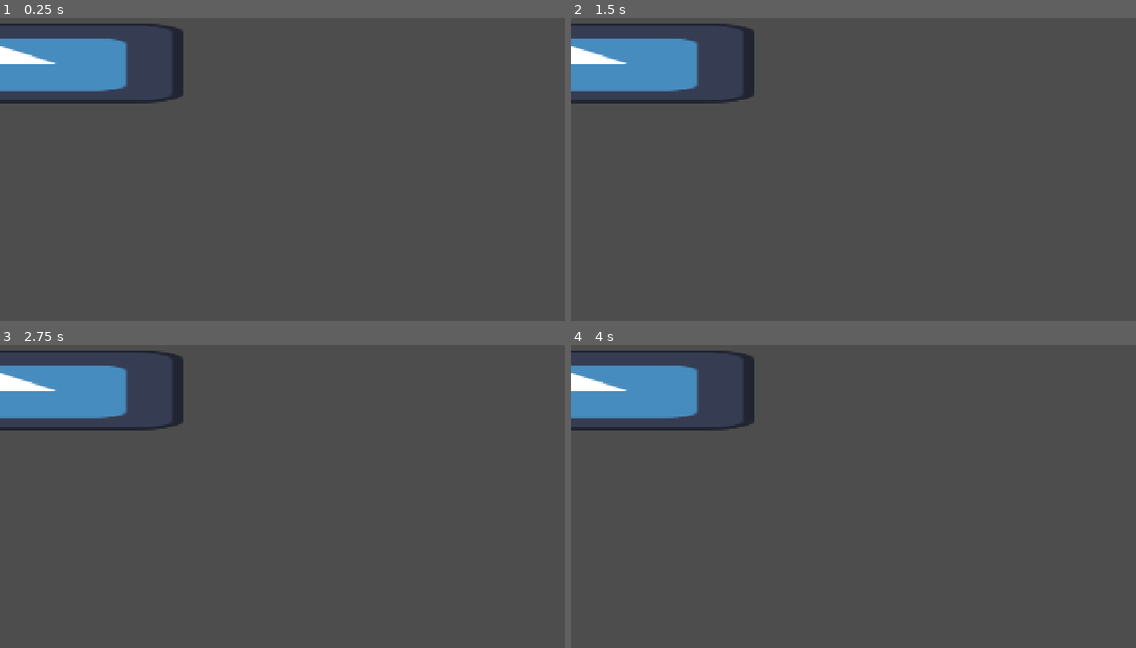
Above: before the commit, frames 1-4 (two rows, left to right).
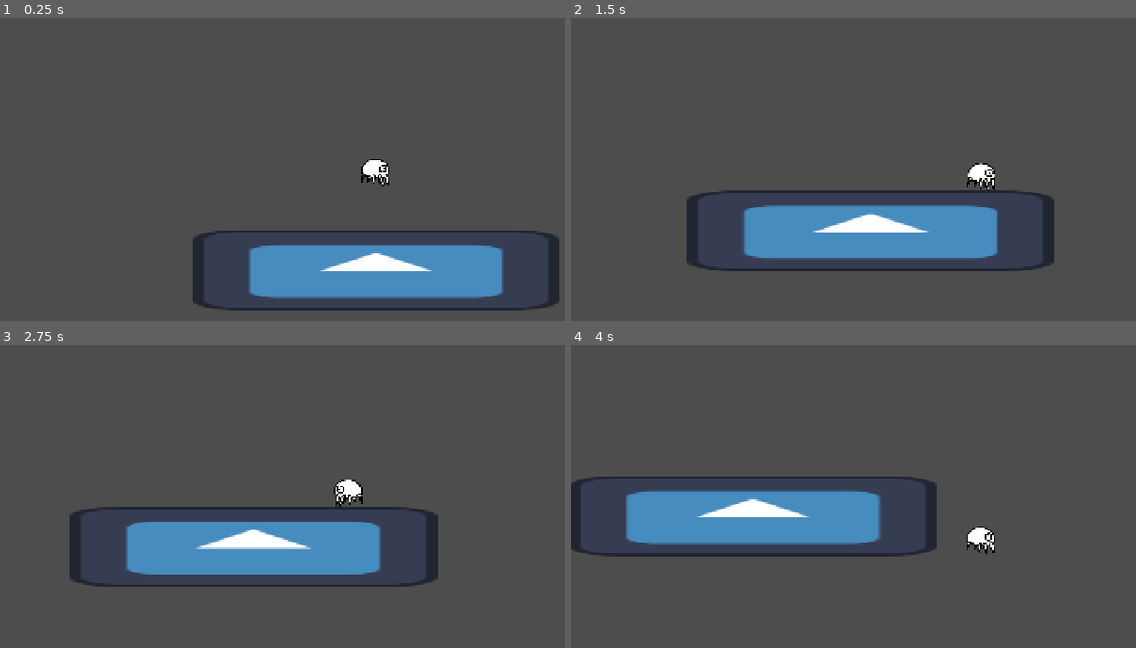
Above: after the commit, the same moments.

Repository: Dead-Vortex/stem-scuba-diving
Game: Godot game, scene res://scenes/main.tscn
Same seed, same stepped clock (60 frames per second), same inputs: the game is played once before the commit and once after it. The engine's default icon, where the game draws it, is replaced by a stand-in: a white triangle on a blue panel in a dark square.
Inputs:
- Up to frame 1 (0.25 s): no input
- Up to frame 2 (1.5 s): hold W (up) 0.53-1.28 s; hold D (right) from 0.53 s (still down); tap W (up) at 1.35 s
- Up to frame 3 (2.75 s): tap W (up) at 1.52, 1.82 s; release D (right) at 2.03 s; hold A (left) from 2.03 s (still down); hold W (up) from 2.03 s (still down)
- Up to frame 4 (4 s): release A (left) at 2.78 s; release W (up) at 2.78 s; hold D (right) from 2.78 s (still down); tap W (up) at 2.85, 3.02, 3.32 s; hold W (up) from 3.53 s (still down)

The runs differ from the first frame. In frame 1, 15% of the frame differs, in the area x 0-100%, y 1-97%; in frame 2, 16%; in frame 3, 16%, in the area x 0-78%, y 1-80%; in frame 4, 16%.

Commit message:
idk what i did lmao
i wrote new code but actually it was the exact same

Diff:
--- a/scenes/player.tscn
+++ b/scenes/player.tscn
@@ -1,31 +1,27 @@
-[gd_scene load_steps=18 format=3 uid="uid://cgwfckhcnlryo"]
+[gd_scene load_steps=19 format=3 uid="uid://cgwfckhcnlryo"]
 
 [ext_resource type="Script" uid="uid://cjcnpbqh32mf2" path="res://scripts/player.gd" id="1_g2els"]
-[ext_resource type="Texture2D" uid="uid://qb6om7g577kv" path="res://assets/player.png" id="2_g2els"]
+[ext_resource type="Texture2D" uid="uid://nahy1mdbswcw" path="res://assets/guy_sp.png" id="2_g2els"]
 
-[sub_resource type="CapsuleShape2D" id="CapsuleShape2D_3vyb7"]
-radius = 23.0
+[sub_resource type="CapsuleShape2D" id="CapsuleShape2D_qhqgy"]
+radius = 24.0
 height = 48.0
 
-[sub_resource type="AtlasTexture" id="AtlasTexture_qhqgy"]
+[sub_resource type="AtlasTexture" id="AtlasTexture_dqkch"]
 atlas = ExtResource("2_g2els")
 region = Rect2(0, 0, 256, 256)
 
-[sub_resource type="AtlasTexture" id="AtlasTexture_dqkch"]
+[sub_resource type="AtlasTexture" id="AtlasTexture_qlg0r"]
 atlas = ExtResource("2_g2els")
 region = Rect2(256, 0, 256, 256)
 
-[sub_resource type="AtlasTexture" id="AtlasTexture_qlg0r"]
+[sub_resource type="AtlasTexture" id="AtlasTexture_tuyoq"]
 atlas = ExtResource("2_g2els")
 region = Rect2(512, 0, 256, 256)
 
-[sub_resource type="AtlasTexture" id="AtlasTexture_tuyoq"]
+[sub_resource type="AtlasTexture" id="AtlasTexture_fjrip"]
 atlas = ExtResource("2_g2els")
 region = Rect2(768, 0, 256, 256)
-
-[sub_resource type="AtlasTexture" id="AtlasTexture_fjrip"]
-atlas = ExtResource("2_g2els")
-region = Rect2(1024, 0, 256, 256)
 
 [sub_resource type="AtlasTexture" id="AtlasTexture_smehm"]
 atlas = ExtResource("2_g2els")
@@ -39,13 +35,9 @@
 atlas = ExtResource("2_g2els")
 region = Rect2(512, 256, 256, 256)
 
-[sub_resource type="AtlasTexture" id="AtlasTexture_g2els"]
-atlas = ExtResource("2_g2els")
-region = Rect2(1024, 256, 256, 256)
-
 [sub_resource type="AtlasTexture" id="AtlasTexture_d2wvv"]
 atlas = ExtResource("2_g2els")
-region = Rect2(0, 512, 256, 256)
+region = Rect2(768, 256, 256, 256)
 
 [sub_resource type="AtlasTexture" id="AtlasTexture_3v2ag"]
 atlas = ExtResource("2_g2els")
@@ -59,52 +51,67 @@
 atlas = ExtResource("2_g2els")
 region = Rect2(768, 512, 256, 256)
 
+[sub_resource type="AtlasTexture" id="AtlasTexture_oprun"]
+atlas = ExtResource("2_g2els")
+region = Rect2(0, 768, 256, 256)
+
+[sub_resource type="AtlasTexture" id="AtlasTexture_a8ls1"]
+atlas = ExtResource("2_g2els")
+region = Rect2(256, 768, 256, 256)
+
+[sub_resource type="AtlasTexture" id="AtlasTexture_qfm1y"]
+atlas = ExtResource("2_g2els")
+region = Rect2(512, 768, 256, 256)
+
 [sub_resource type="SpriteFrames" id="SpriteFrames_3vyb7"]
 animations = [{
 "frames": [{
-"duration": 0.5,
-"texture": SubResource("AtlasTexture_qhqgy")
-}, {
-"duration": 0.5,
+"duration": 0.7,
 "texture": SubResource("AtlasTexture_dqkch")
 }, {
-"duration": 0.5,
+"duration": 0.7,
 "texture": SubResource("AtlasTexture_qlg0r")
 }, {
-"duration": 0.5,
+"duration": 0.7,
 "texture": SubResource("AtlasTexture_tuyoq")
 }, {
-"duration": 0.5,
+"duration": 0.7,
 "texture": SubResource("AtlasTexture_fjrip")
 }, {
-"duration": 0.5,
+"duration": 0.7,
 "texture": SubResource("AtlasTexture_smehm")
 }, {
-"duration": 0.5,
+"duration": 0.7,
 "texture": SubResource("AtlasTexture_ur7pv")
 }, {
-"duration": 0.5,
+"duration": 0.7,
 "texture": SubResource("AtlasTexture_y4r1p")
+}, {
+"duration": 0.7,
+"texture": SubResource("AtlasTexture_d2wvv")
 }],
 "loop": true,
 "name": &"idle",
 "speed": 5.0
 }, {
 "frames": [{
-"duration": 0.7,
-"texture": SubResource("AtlasTexture_g2els")
-}, {
-"duration": 0.7,
-"texture": SubResource("AtlasTexture_d2wvv")
-}, {
-"duration": 0.7,
+"duration": 0.6,
 "texture": SubResource("AtlasTexture_3v2ag")
 }, {
-"duration": 0.7,
+"duration": 0.6,
 "texture": SubResource("AtlasTexture_jej6c")
 }, {
-"duration": 0.7,
+"duration": 0.6,
 "texture": SubResource("AtlasTexture_f1ej7")
+}, {
+"duration": 0.6,
+"texture": SubResource("AtlasTexture_oprun")
+}, {
+"duration": 0.6,
+"texture": SubResource("AtlasTexture_a8ls1")
+}, {
+"duration": 0.6,
+"texture": SubResource("AtlasTexture_qfm1y")
 }],
 "loop": true,
 "name": &"walk",
@@ -115,7 +122,7 @@
 script = ExtResource("1_g2els")
 
 [node name="CollisionShape2D" type="CollisionShape2D" parent="."]
-shape = SubResource("CapsuleShape2D_3vyb7")
+shape = SubResource("CapsuleShape2D_qhqgy")
 
 [node name="Camera2D" type="Camera2D" parent="."]
 position_smoothing_enabled = true
@@ -124,5 +131,4 @@
 [node name="AnimatedSprite2D" type="AnimatedSprite2D" parent="."]
 scale = Vector2(0.25, 0.25)
 sprite_frames = SubResource("SpriteFrames_3vyb7")
-animation = &"walk"
-frame_progress = 0.6453587
+animation = &"idle"
--- a/scripts/player.gd
+++ b/scripts/player.gd
@@ -1,8 +1,8 @@
 extends CharacterBody2D
-@export var speed : int = 260
+@export var speed : int = 200
 @export var gravity : int = 1000
 var terminal_vel : int = 1000
-@export var jump_height : int = 500
+@export var jump_height : int = 400
 
 @export var water : bool = false
 var climbable : bool = false
@@ -14,6 +14,8 @@
 	sprite.play("idle")
 
 func _physics_process(delta):
+
+
 	if !water:
 		# Platforming/Land
 		if velocity.y < terminal_vel:
@@ -23,12 +25,17 @@
 		velocity.x = Input.get_axis("left", "right") * speed
 		if Input.is_action_just_pressed("up") and is_on_floor() == true:
 			velocity.y = -jump_height
+
+
+
 	else:
 		# Swimming/Water
 		velocity += Input.get_vector("left", "right", "up", "down") * speed / 4
 		velocity -= Vector2(velocity.x / 5, velocity.y / 5)
 		if Input.get_axis("down", "up") == 0:
 			velocity.y += gravity * delta
+
+
 
 	if global_position.y > 200 and !water:
 		water = true
@@ -41,8 +48,6 @@
 	move_and_slide()
 
 func _process(_delta):
-	# TODO: make animation change run on input AND if axis ==
-	# and replace spritesheet with updated ver
 	if Input.get_axis("left", "right") != 0:
 		sprite.play("walk")
 	else:
@@ -50,7 +55,7 @@
 	if Input.get_axis("left", "right") == -1 and facing == "right":
 		facing = "left"
 		sprite.flip_h = true
-	elif Input.get_axis("left", "right") == 1 and facing == "left":
+	if Input.get_axis("left", "right") == 1 and facing == "left":
 		facing = "right"
 		sprite.flip_h = false
 
Not shown, added: assets/guy_sp.png.import
